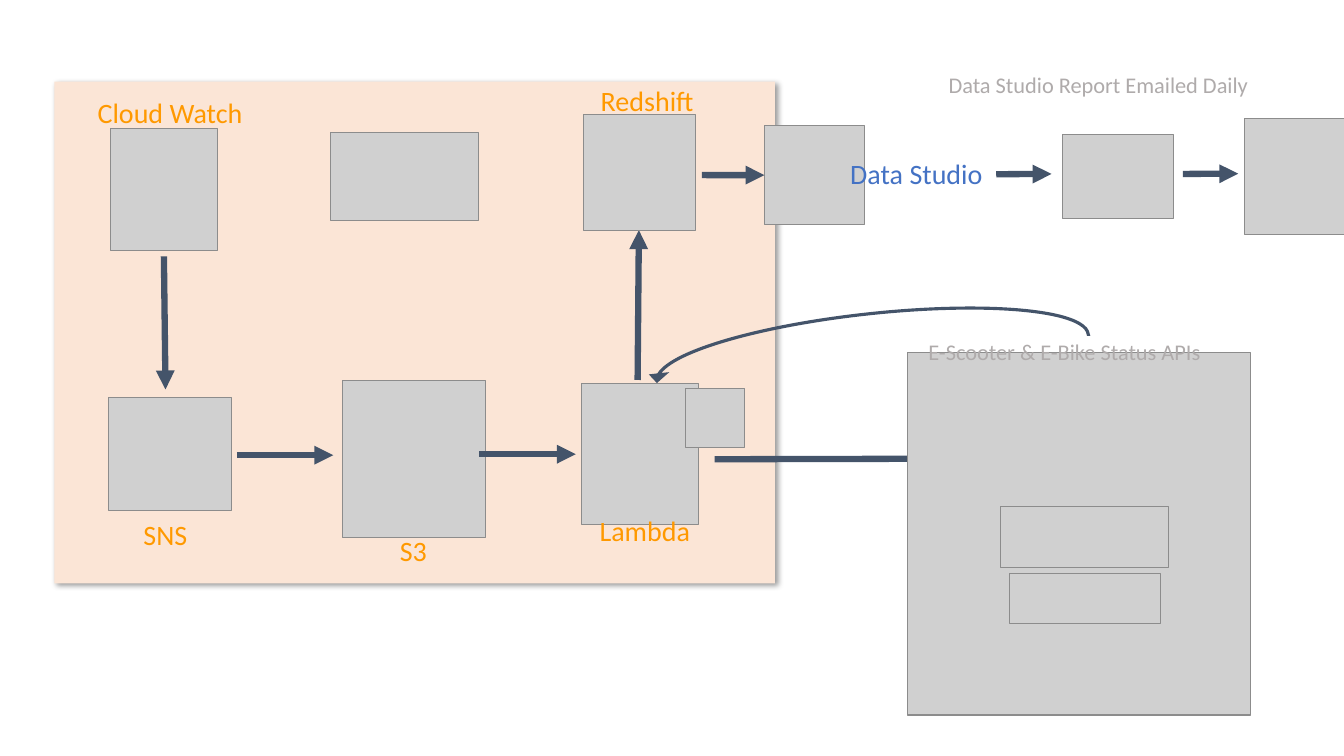
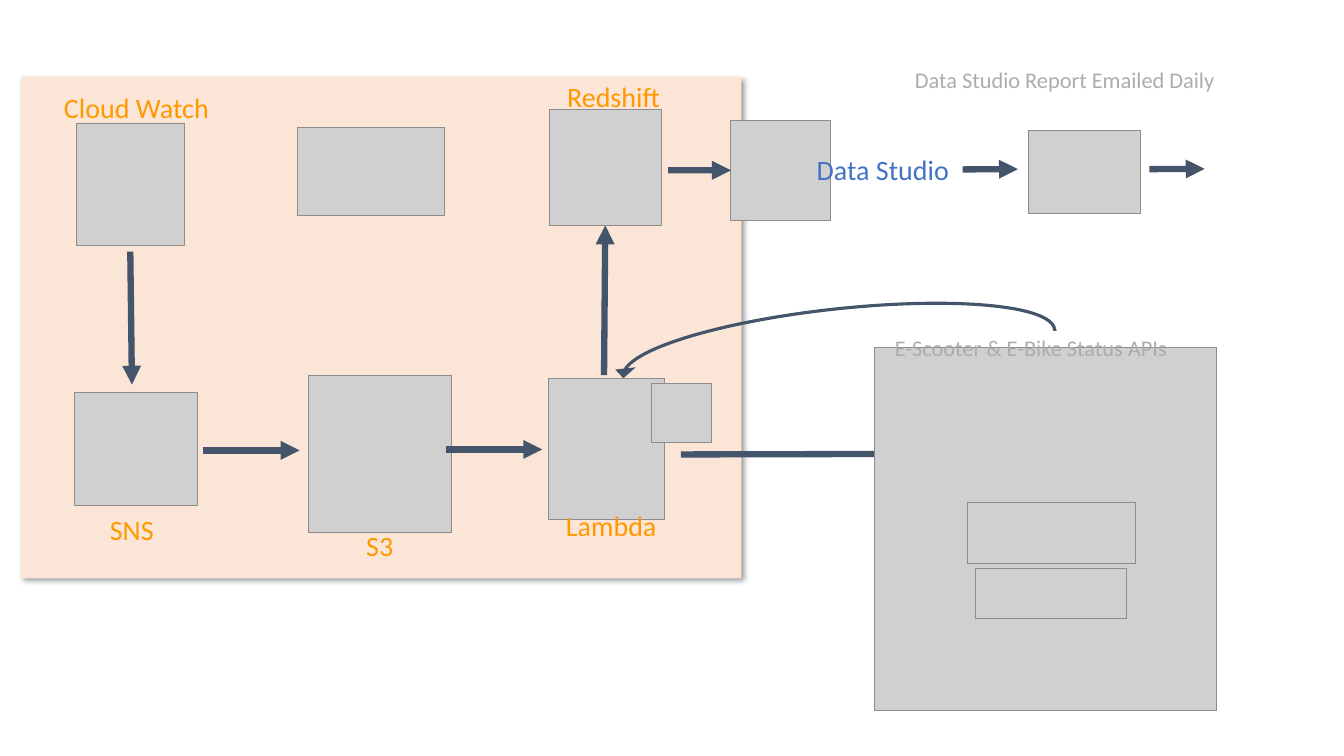
Before and after one commit to jaredfiacco2/AWS-E-Scooter-Tracker, a slide deck: slide 1 of images/ProcessMap.pptx. Drawn at 1344x756 pixels with LibreOffice and Linux fonts; fonts in the diff are those of the drawing; grey boxes stand for pictures. Boxes give left, top, right and bottom in pixels: in the first picture for what was removed or moved away, otherwise in the second. Text is boxed around its words. In the diff, an @@ line names an element or a change of style, - is before the commit and + after.

```diff
--- a/images/ProcessMap.pptx
+++ b/images/ProcessMap.pptx
@@ picture removed at (1244,119,1344,235) @@
@@ 12 pictures, 8 texts, 8 arrows, 1 rectangle, 1 curved left arrow: place and size @@
-12 pictures, 8 texts, 8 arrows, 1 rectangle, 1 curved left arrow at (54,77,1251,715)
+12 pictures, 8 texts, 8 arrows, 1 rectangle, 1 curved left arrow at (21,72,1217,711)
```
Also in this commit, not shown: 2 other files.
